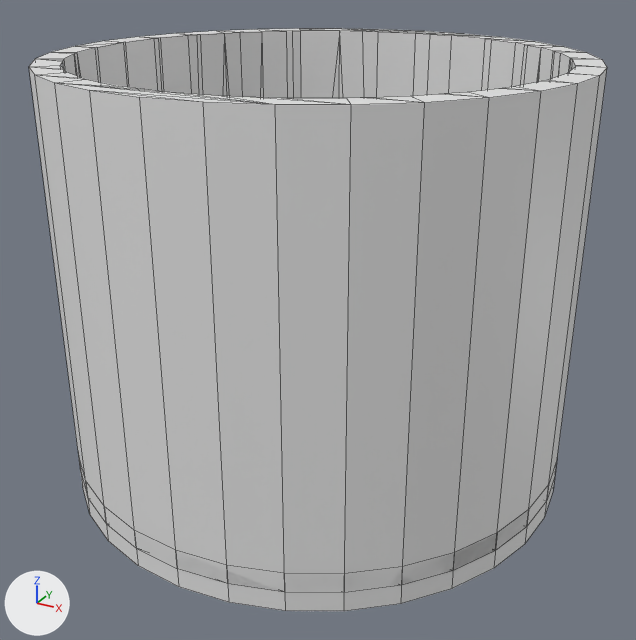
An edit to the Blender file blend/apartment.blend, drawn before and after from the same camera.
One viewpoint serves both versions: a camera (50 mm lens) standing at (2.87, -5.21, 3.59) and looking at (0.07, -0.12, 1.05). Every picture has the same lights, and +X, +Y and +Z are marked at lower left. Mesh edges are drawn as thin lines.
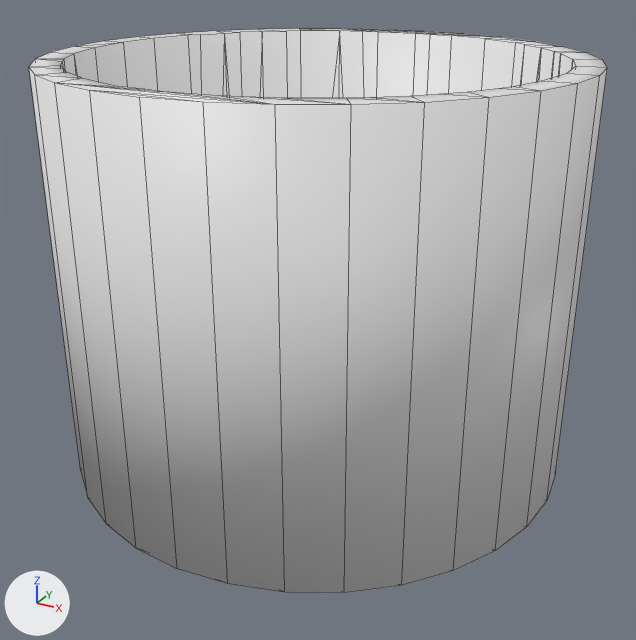
Where the change shows, as pixel boxes [x1, y1, x2, y2] in the pictures (636 x 640 px; the box of a moved part takes in the faces that stretch with it):
'Cylinder.001', reshaped
    before: [29, 28, 607, 611]
    after: [29, 28, 607, 593]
part 1 of me_cylinder_001, deleted
    before: [79, 459, 555, 611]
part 2 of me_cylinder_001, moved or reshaped
    both: [29, 28, 607, 105]
part 3 of me_cylinder_001, shading changed
    both: [29, 28, 607, 593]

Edits to the bpy script that builds the scene:
```text
Change me_cylinder_001:
    used by ob_cylinder_001; location = (0.0, 0.0, 0.0); scale = (0.9, 0.9, 0.954)
    remove me_cylinder_001.from_pydata(...)  # 284 vertices, 334 faces; spans x -2.0..2.0, y -2.0..2.0, z -0.15..3.0
    add me_cylinder_001.from_pydata(...)  # 156 vertices, 219 faces; spans x -2.0..2.0, y -2.0..2.0, z 0.0..3.0
    me_cylinder_001 part 1: the loose piece of 64 vertices spanning x -2.0..2.0, y -2.0..2.0, z -0.15..0.15 is deleted
    me_cylinder_001 part 2
    64 vertices are removed from x -1.8..1.8, y -1.66..1.66, z 0.0..3.0
    300 faces are deleted
    219 new faces join them
    me_cylinder_001 part 3: 118 kept faces spanning x -2.0..2.0, y -2.0..2.0, z 0.0..3.0 are now shaded smooth
```
